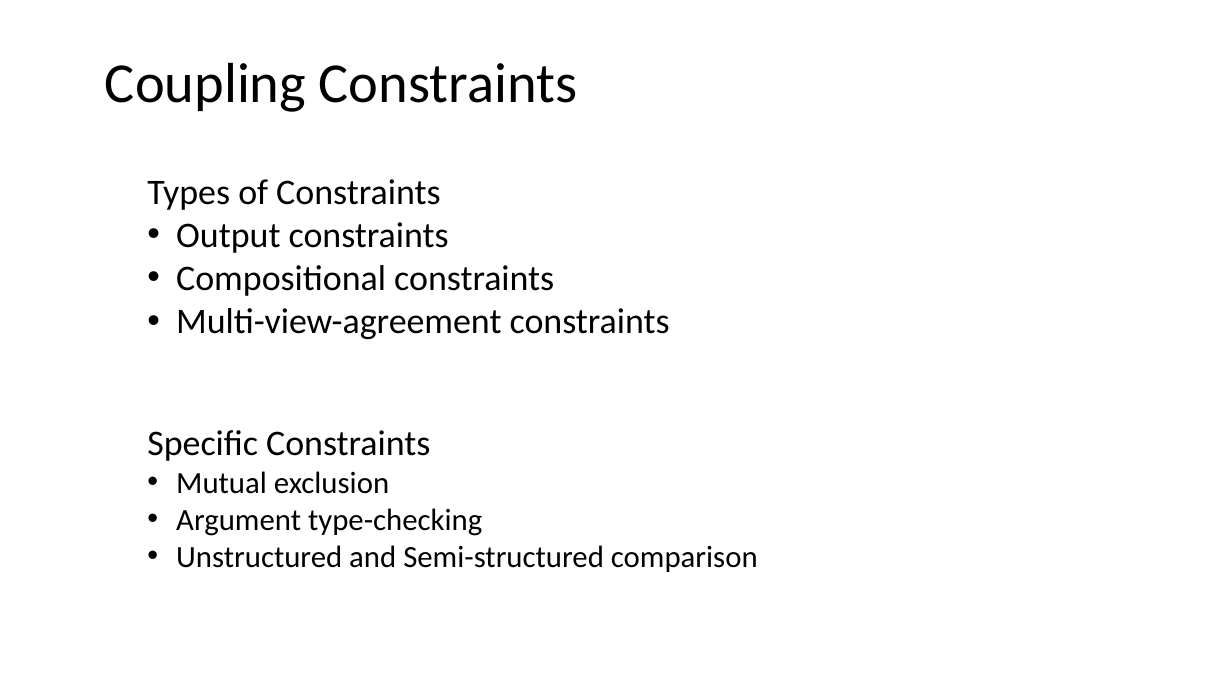
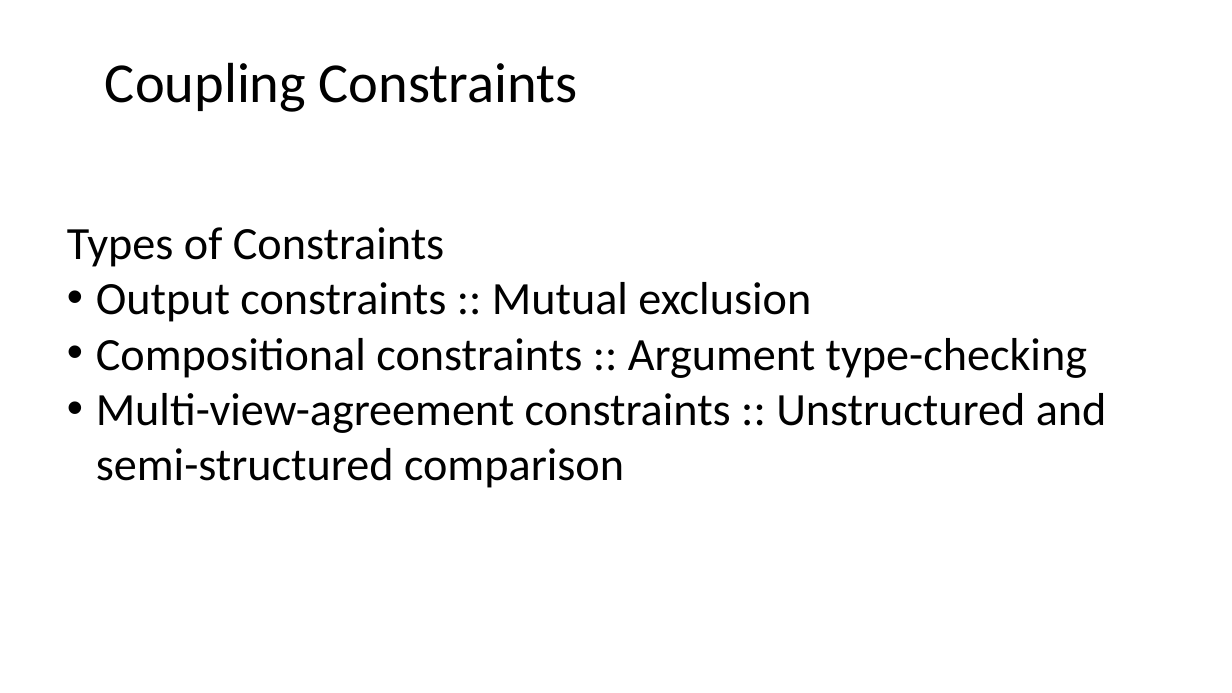
Before and after one commit to aritter/aritter.github.io, a slide deck: slide 7 of courses/slides/carlson2010_presentation.pptx (slide 6 before the commit). Drawn at 1232x693 pixels with LibreOffice and Linux fonts; fonts in the diff are those of the drawing. Boxes give left, top, right and bottom in pixels: in the first picture for what was removed or moved away, otherwise in the second. Text is boxed around its words. In the diff, an @@ line names an element or a change of style, - is before the commit and + after.

```diff
--- a/courses/slides/carlson2010_presentation.pptx
+++ b/courses/slides/carlson2010_presentation.pptx
@@ text "Types of Constraints": place and size @@
-text "Types of Constraints" at box(147, 179, 670, 339)
+text "Types of Constraints" at box(67, 227, 1107, 488)
@@ text at box(67, 227, 444, 267): size 28 to 36 pt in "Types of Constraints" @@
@@ text at box(96, 282, 1107, 488): text changed; size 28 to 36 pt @@
-• Output constraints
-• Compositional constraints
-• Multi-view-agreement constraints
+• Output constraints :: Mutual exclusion
+• Compositional constraints :: Argument type-checking
+• Multi-view-agreement constraints :: Unstructured and semi-structured comparison
@@ text removed at box(147, 430, 758, 572) @@
-Specific Constraints
-• Mutual exclusion
-• Argument type-checking
-• Unstructured and Semi-structured comparison
```
Also in this commit, not shown: 6 other slides changed, 3 slides added.
